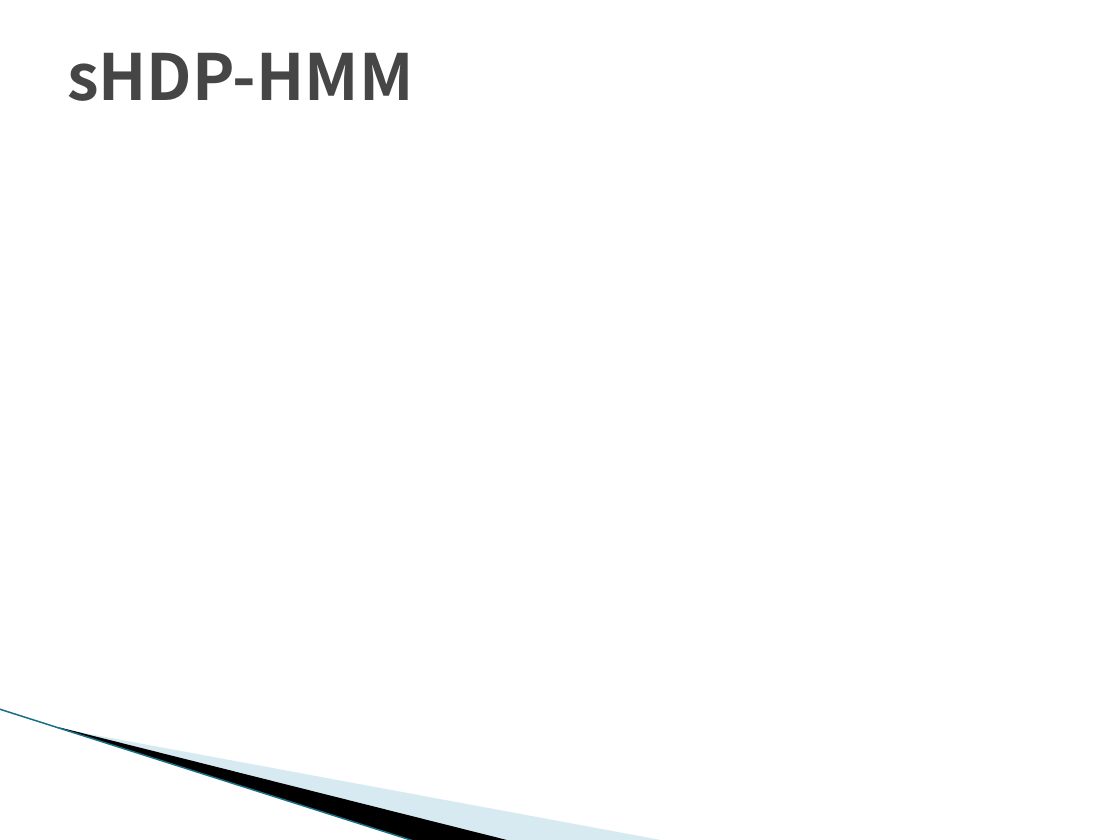
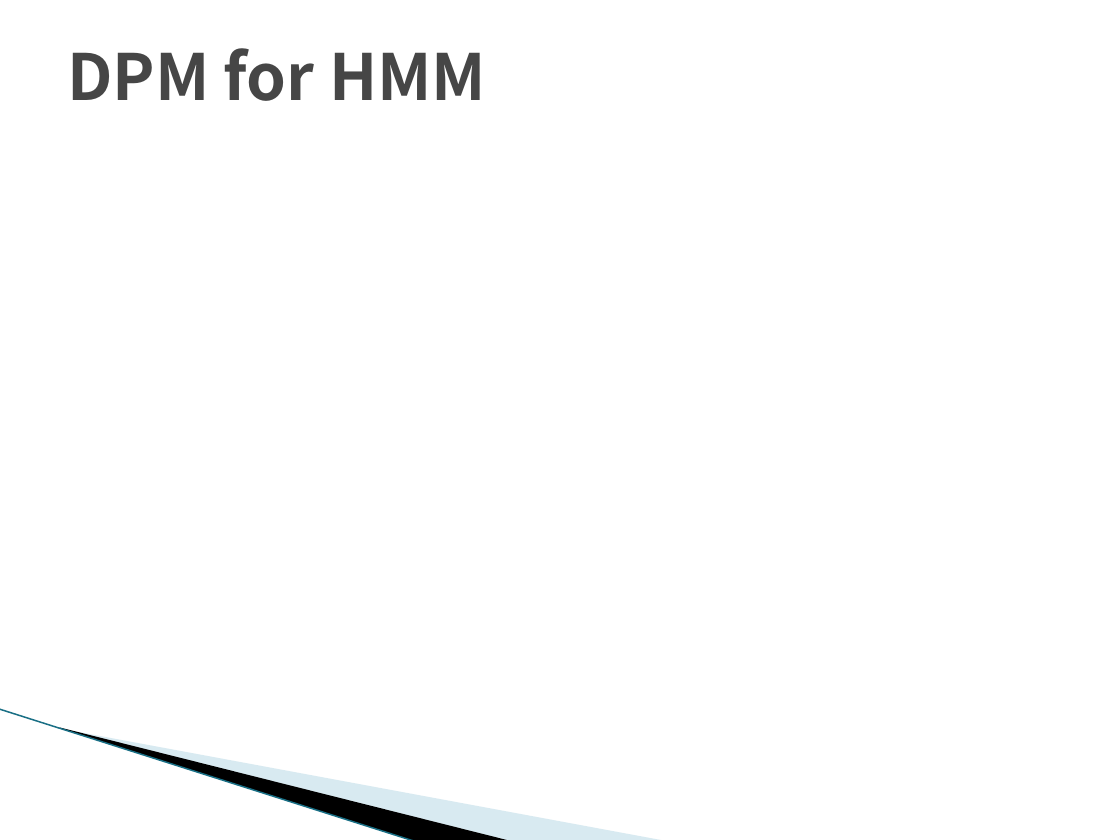
Before and after one commit to TetsuyaKomota/MyMasterStudies, a slide deck: slide 18 of slides/seminar_20170111.pptx. Drawn at 1120x840 pixels with LibreOffice and Linux fonts; fonts in the diff are those of the drawing; grey boxes stand for pictures; background and template pictures are left out. Boxes give left, top, right and bottom in pixels: in the first picture for what was removed or moved away, otherwise in the second. Text is boxed around its words. In the diff, an @@ line names an element or a change of style, - is before the commit and + after.

```diff
--- a/slides/seminar_20170111.pptx
+++ b/slides/seminar_20170111.pptx
@@ title at (67,48,486,101): text changed @@
-sHDP-HMM
+DPM for HMM
```
Also in this commit, not shown: 7 other slides changed, 1 slide added, 1 slide removed, 1 other file.
